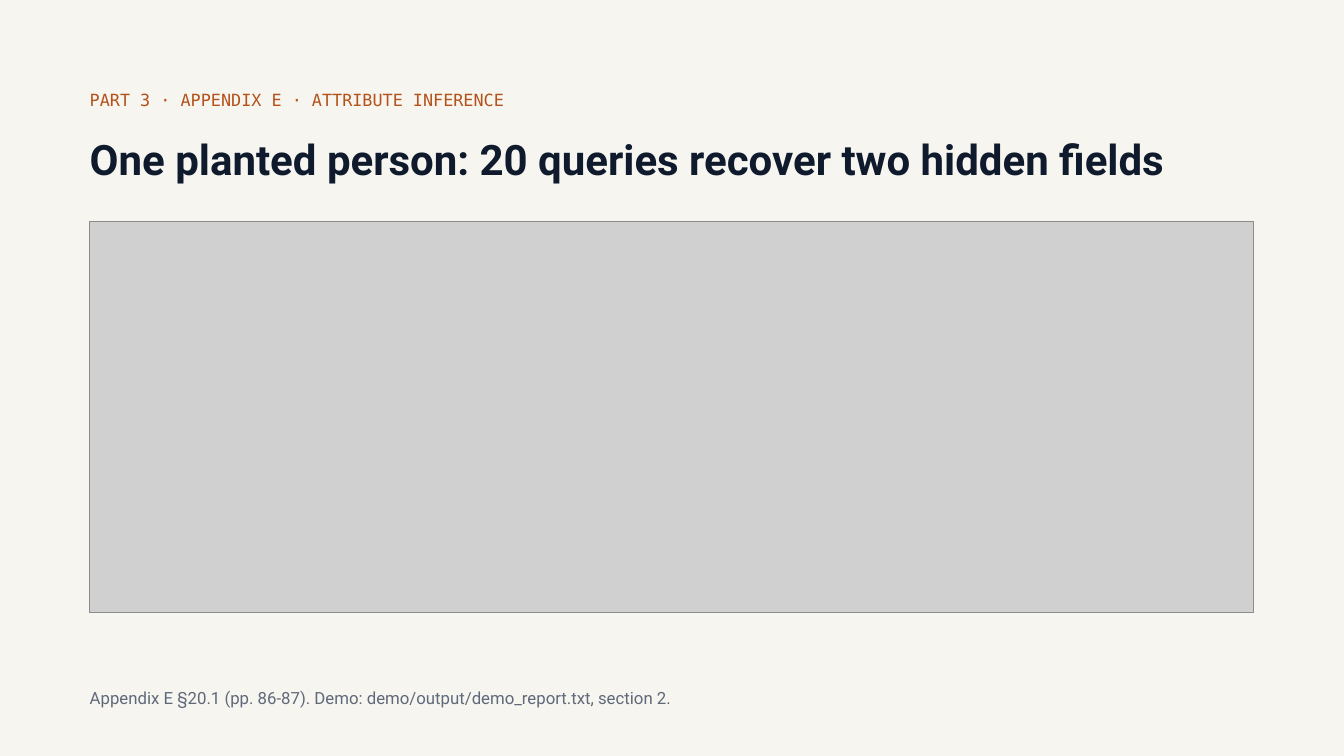
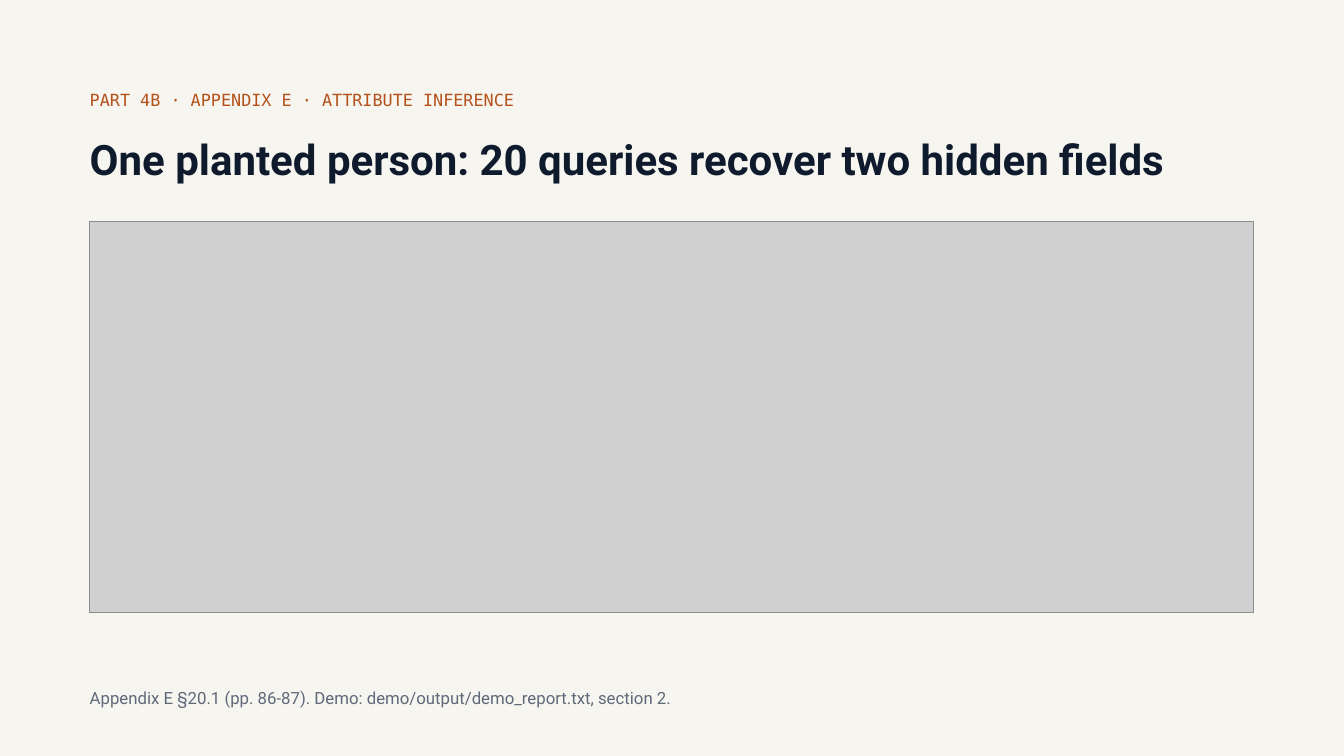
Before and after one commit to olonok69/graimatter_ML, a slide deck: slide 37 of docs/Adversarial_ML.pptx (slide 25 before the commit). Drawn at 1344x756 pixels with LibreOffice and Linux fonts; fonts in the diff are those of the drawing; grey boxes stand for pictures. Boxes give left, top, right and bottom in pixels: in the first picture for what was removed or moved away, otherwise in the second. Text is boxed around its words. In the diff, an @@ line names an element or a change of style, - is before the commit and + after.

Commit message:
Reorganise deck and guides for the video series
The deck grows to 53 slides with new slides for the NIST classes (part 4a
and 4b). The technical guide and presenter guide follow the four parts of
the series; Appendix B moves into Part 4 (sections 12-22) and a new
Appendix A maps guide, slides, videos and demos. Section references in the
README and the demo guides follow the new numbering.

```diff
--- a/docs/Adversarial_ML.pptx
+++ b/docs/Adversarial_ML.pptx
@@ text at bbox=[90, 93, 514, 107]: text changed @@
-PART 3 · APPENDIX E · ATTRIBUTE INFERENCE
+PART 4B · APPENDIX E · ATTRIBUTE INFERENCE
```
Also in this commit, not shown: 15 other slides changed, 12 slides added, 8 other files.
